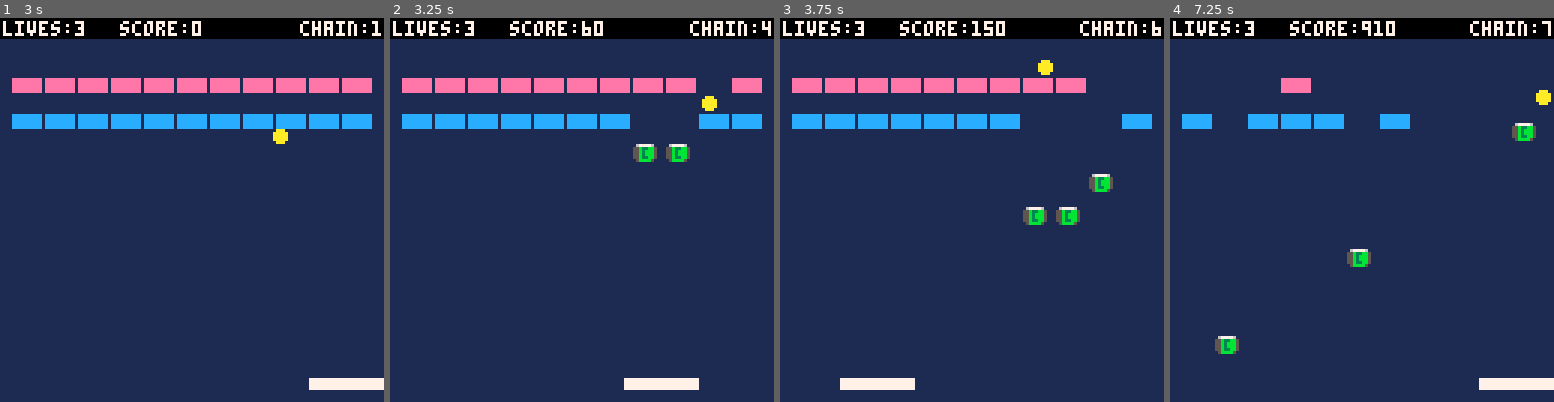
Above: before the commit, frames 1-4 (left to right).
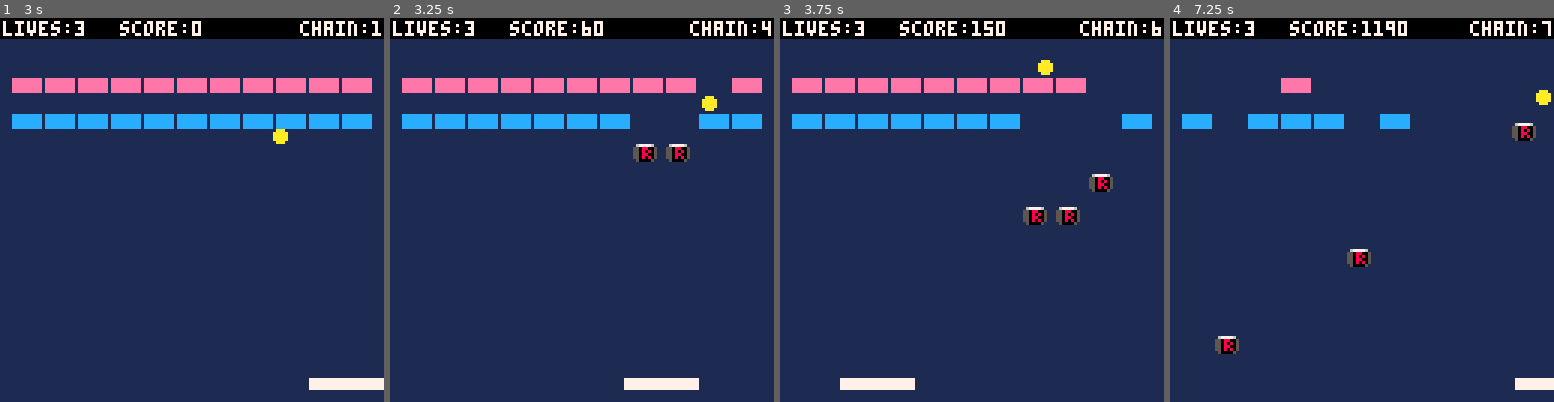
Above: after the commit, the same moments.

Repository: steka/lazydevs-pico8-breakout-hero
Game: PICO-8 cartridge hero1.p8
Same seed, same stepped clock (60 frames per second), same inputs: the game is played once before the commit and once after it.
Inputs:
- Up to frame 1 (3 s): tap O (Z key) at 0.7, 1.7, 2.1, 2.5, 2.9 s; hold Right 1.6-2.1 s; hold Right from 2.47 s (still down)
- Up to frame 2 (3.25 s): release Right at 3.03 s; hold Left from 3.08 s (still down)
- Up to frame 3 (3.75 s): tap O (Z key) at 3.3, 3.7 s; release Left at 3.58 s
- Up to frame 4 (7.25 s): hold Right 4.02-4.68 s; tap O (Z key) every 0.4 s from 4.1 to 6.9 s; hold Left 5.08-5.68 s; hold Right 6.08-6.58 s; hold Right 6.63-7.13 s

Frame 1 is identical in both runs. In frame 2, 0.3% of the frame differs, in the area x 64-78%, y 33-38%; in frame 3, 0.4%; in frame 4, 0.9%, in the area x 13-95%, y 0-97%.

Commit message:
Breakout #24 - Powerups 2
https://www.youtube.com/watch?v=yz0dtGEyTW8

Diff:
--- a/hero1.p8
+++ b/hero1.p8
@@ -3,10 +3,7 @@
 __lua__
 --goals
 -- 6. powerups
---     - make catch remember
-
 --     - speed down
---     - expand/reduct
 --     - megaball
 --     - multiball
 
@@ -16,6 +13,9 @@
 --     particles
 --     screenshake
 -- 8. high score
+-- 9. better collision
+-- 10. gameplay tweaks
+--     - smaller paddle
 
 function _init()
  cls()
@@ -56,7 +56,8 @@
  pad_x=52
  pad_y=120
  pad_dx=0
- pad_w=24
+ pad_wo=24--original pad width
+ pad_w=24 --current pad with
  pad_h=3
  pad_c=7
 
@@ -179,10 +180,13 @@
  ball_dx=1
  ball_dy=-1
  ball_ang=1
+ pointsmult=1
  chain=1
  resetpills()
 
  sticky=true
+ sticky_x=flr(pad_w/2)
+
  --0.50
  --1.30
  powerup=0
@@ -238,6 +242,18 @@
  local buttpress=false
  local nextx,nexty,brickhit
 
+ if powerup == 4 then
+  -- check if pad should grow
+  pad_w = flr(pad_wo * 1.5)
+ elseif powerup == 5 then
+  -- check if pad should shrink
+  pad_w = flr(pad_wo / 2)
+  pointsmult=2
+ else
+  pad_w = pad_wo
+  pointsmult=1
+ end
+
  if btn(0) then
   --left
   pad_dx=-2.5
@@ -258,6 +274,7 @@
  end
  if sticky and btnp(4) then
   sticky=false
+  ball_x=mid(3,ball_x,124)
  end
 
  if not(buttpress) then
@@ -267,13 +284,15 @@
  pad_x=mid(0,pad_x,127-pad_w)
 
  if sticky then
-  ball_x=pad_x+flr(pad_w/2)
+  --ball_x=pad_x+flr(pad_w/2)
+  ball_x=pad_x+sticky_x
   ball_y=pad_y-ball_r-1
  else
   --regular ball physics
   nextx=ball_x+ball_dx
   nexty=ball_y+ball_dy
 
+  --check if ball hit wall
   if nextx > 124 or nextx < 3 then
    nextx=mid(0,nextx,127)
    ball_dx = -ball_dx
@@ -325,8 +344,9 @@
    chain=1
 
    --catch powerup
-   if powerup==3 then
+   if powerup==3 and ball_dy < 0 then
     sticky = true
+    sticky_x = ball_x-pad_x
    end
   end
 
@@ -412,11 +432,11 @@
  elseif _p == 4 then
   -- expand
   powerup = 4
-  powerup_t = 0
+  powerup_t = 900
  elseif _p == 5 then
   -- reduce
   powerup = 5
-  powerup_t = 0
+  powerup_t = 900
  elseif _p == 6 then
   -- megaball
   powerup = 6
@@ -433,7 +453,7 @@
   sfx(2+chain)
   brick_v[_i]=false
   if _combo then
-   points+=10*chain
+   points+=10*chain*pointsmult
    chain+=1
    chain=mid(1,chain,7)
   end
@@ -446,7 +466,7 @@
   sfx(2+chain)
   brick_v[_i]=false
   if _combo then
-   points+=10*chain
+   points+=10*chain*pointsmult
    chain+=1
    chain=mid(1,chain,7)
   end
@@ -455,7 +475,7 @@
   sfx(2+chain)
   brick_t[_i]="zz"
   if _combo then
-   points+=10*chain
+   points+=10*chain*pointsmult
    chain+=1
    chain=mid(1,chain,7)
   end
@@ -466,7 +486,7 @@
  local _t
 
  _t = flr(rnd(7))+1
- _t = 3
+ _t = 5
  add(pill_x,_x)
  add(pill_y,_y)
  add(pill_v,true)
